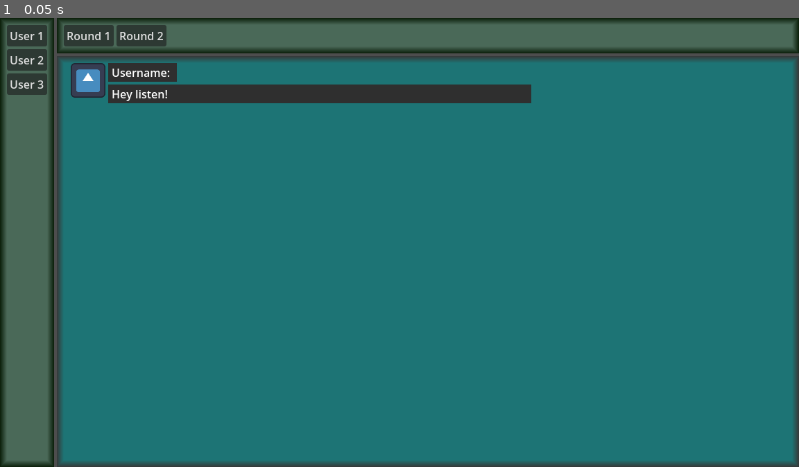
Above: before the commit, frame 1.
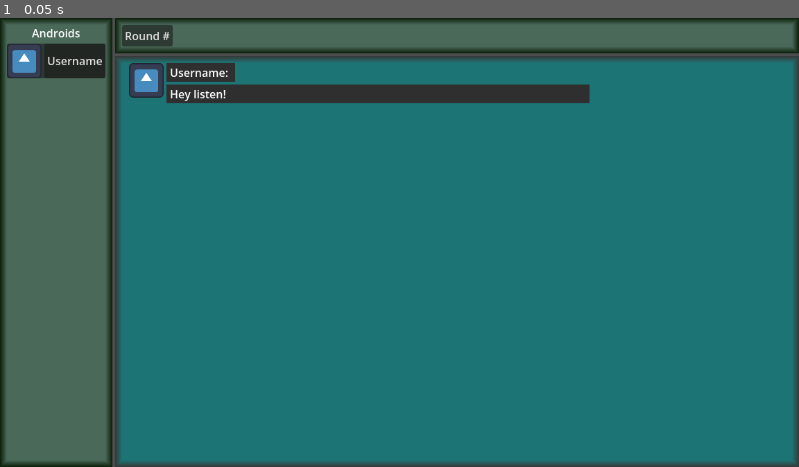
Above: after the commit, the same moment.

Repository: T4ouf/Masked-Intelligence
Game: Godot game, scene res://scenes/hunter_dashboard.tscn
The game is run twice, just before and just after one commit, with the same random seed, the same clock (stepped at 60 frames per second) and the same inputs. This scene is started directly instead of the project's main scene. The engine's default icon, where the game draws it, is replaced by a stand-in: a white triangle on a blue panel in a dark square.
Inputs:
- Up to frame 1 (0.05 s): no input

The runs differ from the first frame. In frame 1, 10% of the frame differs, in the area x 0-74%, y 0-100%.

Commit message:
feat: add android and round buttons for hunter dashboard. TODO: load messages when buttons are clicked

Diff:
--- /dev/null
+++ b/Clients/components/android_button.tscn
@@ -0,0 +1,34 @@
+[gd_scene format=3 uid="uid://cbwuafv6r4olk"]
+
+[ext_resource type="Script" uid="uid://ce2bvjgwhxy64" path="res://scripts/android_button.gd" id="1_7a004"]
+[ext_resource type="Texture2D" uid="uid://cla4vwmcujkvw" path="res://icon.svg" id="1_jhfov"]
+[ext_resource type="Resource" uid="uid://cbwv2aca6mlyk" path="res://resources/account_default.tres" id="2_g3d3p"]
+
+[node name="AndroidButton" type="MarginContainer" unique_id=965859773]
+anchors_preset = 10
+anchor_right = 1.0
+offset_bottom = 50.0
+grow_horizontal = 2
+script = ExtResource("1_7a004")
+linked_account = ExtResource("2_g3d3p")
+
+[node name="PanelContainer" type="PanelContainer" parent="." unique_id=2087343689]
+layout_mode = 2
+
+[node name="HBoxContainer" type="HBoxContainer" parent="PanelContainer" unique_id=938733062]
+layout_mode = 2
+
+[node name="AccIcon" type="TextureRect" parent="PanelContainer/HBoxContainer" unique_id=820397141]
+custom_minimum_size = Vector2(50, 50)
+layout_mode = 2
+size_flags_horizontal = 0
+size_flags_vertical = 4
+texture = ExtResource("1_jhfov")
+expand_mode = 1
+stretch_mode = 5
+
+[node name="Button" type="Button" parent="PanelContainer/HBoxContainer" unique_id=1913990092]
+layout_mode = 2
+text = "Username"
+
+[connection signal="pressed" from="PanelContainer/HBoxContainer/Button" to="." method="_on_button_pressed"]
--- /dev/null
+++ b/Clients/components/round_button.tscn
@@ -0,0 +1,14 @@
+[gd_scene format=3 uid="uid://duvd0j24brh8o"]
+
+[ext_resource type="Script" uid="uid://bcl448lx0xg64" path="res://scripts/round_button.gd" id="1_haujp"]
+
+[node name="RoundButton" type="Button" unique_id=474949640]
+anchors_preset = 4
+anchor_top = 0.5
+anchor_bottom = 0.5
+offset_top = -15.5
+offset_right = 73.0
+offset_bottom = 15.5
+grow_vertical = 2
+text = "Round #"
+script = ExtResource("1_haujp")
--- /dev/null
+++ b/Clients/scenes/hunter_dashboard.gd
@@ -0,0 +1,4 @@
+extends Control
+
+func _ready() -> void:
+	pass
--- a/Clients/scenes/hunter_dashboard.tscn
+++ b/Clients/scenes/hunter_dashboard.tscn
@@ -2,15 +2,19 @@
 
 [ext_resource type="StyleBox" uid="uid://cft7dqmsgmeyd" path="res://resources/chatbox_style_box_flat.tres" id="1_8eof0"]
 [ext_resource type="StyleBox" uid="uid://b08ksuossydhb" path="res://resources/sidebar_style_box_flat.tres" id="1_d4srw"]
+[ext_resource type="Script" uid="uid://cab18clyh1t03" path="res://scenes/hunter_dashboard.gd" id="1_h4q30"]
 [ext_resource type="PackedScene" uid="uid://cypn2o603pvut" path="res://components/message.tscn" id="2_d4srw"]
+[ext_resource type="PackedScene" uid="uid://cbwuafv6r4olk" path="res://components/android_button.tscn" id="2_t2t2b"]
+[ext_resource type="PackedScene" uid="uid://duvd0j24brh8o" path="res://components/round_button.tscn" id="3_k4cnr"]
 
-[node name="Control" type="Control" unique_id=1583558534]
+[node name="HunterDashboard" type="Control" unique_id=1583558534]
 layout_mode = 3
 anchors_preset = 15
 anchor_right = 1.0
 anchor_bottom = 1.0
 grow_horizontal = 2
 grow_vertical = 2
+script = ExtResource("1_h4q30")
 
 [node name="MarginContainer" type="MarginContainer" parent="." unique_id=1391626394]
 layout_mode = 1
@@ -31,17 +35,13 @@
 [node name="VBoxContainer" type="VBoxContainer" parent="MarginContainer/HBoxContainer/PanelContainer" unique_id=23976064]
 layout_mode = 2
 
-[node name="Button" type="Button" parent="MarginContainer/HBoxContainer/PanelContainer/VBoxContainer" unique_id=1126374908]
+[node name="Button" type="Label" parent="MarginContainer/HBoxContainer/PanelContainer/VBoxContainer" unique_id=1554213847]
 layout_mode = 2
-text = "User 1"
+text = "Androids"
+horizontal_alignment = 1
 
-[node name="Button2" type="Button" parent="MarginContainer/HBoxContainer/PanelContainer/VBoxContainer" unique_id=25288615]
+[node name="AndroidButton" parent="MarginContainer/HBoxContainer/PanelContainer/VBoxContainer" unique_id=965859773 instance=ExtResource("2_t2t2b")]
 layout_mode = 2
-text = "User 2"
-
-[node name="Button3" type="Button" parent="MarginContainer/HBoxContainer/PanelContainer/VBoxContainer" unique_id=1872782879]
-layout_mode = 2
-text = "User 3"
 
 [node name="VBoxContainer2" type="VBoxContainer" parent="MarginContainer/HBoxContainer" unique_id=811683659]
 layout_mode = 2
@@ -54,13 +54,8 @@
 [node name="HBoxContainer" type="HBoxContainer" parent="MarginContainer/HBoxContainer/VBoxContainer2/PanelContainer" unique_id=1408417633]
 layout_mode = 2
 
-[node name="Button" type="Button" parent="MarginContainer/HBoxContainer/VBoxContainer2/PanelContainer/HBoxContainer" unique_id=1982635494]
+[node name="RoundButton" parent="MarginContainer/HBoxContainer/VBoxContainer2/PanelContainer/HBoxContainer" unique_id=474949640 instance=ExtResource("3_k4cnr")]
 layout_mode = 2
-text = "Round 1"
-
-[node name="Button2" type="Button" parent="MarginContainer/HBoxContainer/VBoxContainer2/PanelContainer/HBoxContainer" unique_id=1982279412]
-layout_mode = 2
-text = "Round 2"
 
 [node name="ChatScroller" type="ScrollContainer" parent="MarginContainer/HBoxContainer/VBoxContainer2" unique_id=403261967]
 layout_mode = 2
--- /dev/null
+++ b/Clients/scripts/android_button.gd
@@ -0,0 +1,14 @@
+extends MarginContainer
+
+signal pressed
+@export var linked_account: Account
+@onready var icon = $PanelContainer/HBoxContainer/AccIcon
+@onready var button = $PanelContainer/HBoxContainer/Button
+
+func set_data(account: Account):
+	linked_account = account
+	icon.texture = linked_account.account_image
+	button.text = linked_account.text
+
+func _on_button_pressed() -> void:
+	pressed.emit()
--- /dev/null
+++ b/Clients/scripts/round_button.gd
@@ -0,0 +1,9 @@
+extends Button
+
+var number: int = 0
+var format_text = "Round #%d"
+
+## Set the round number
+func set_data(round_number: int):
+	number = round_number
+	text = format_text % number
Not shown, added: Clients/scenes/hunter_dashboard.gd.uid
Not shown, added: Clients/scripts/android_button.gd.uid
Not shown, added: Clients/scripts/round_button.gd.uid
Not shown, changed: README.md
Not shown, added: Spec Jam.pdf
